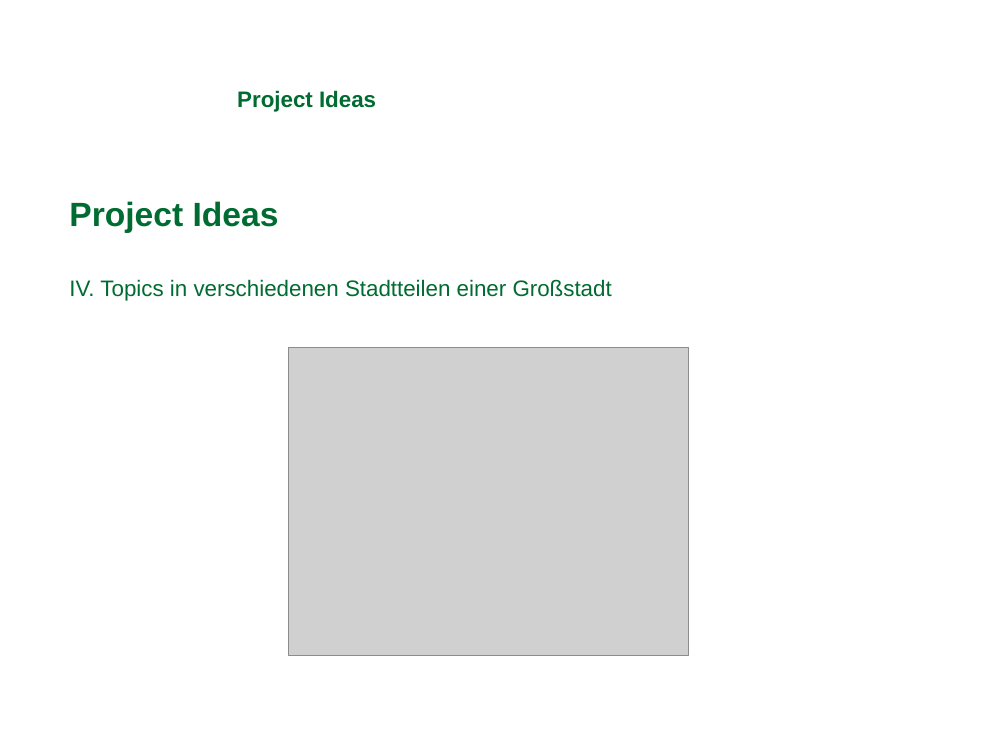
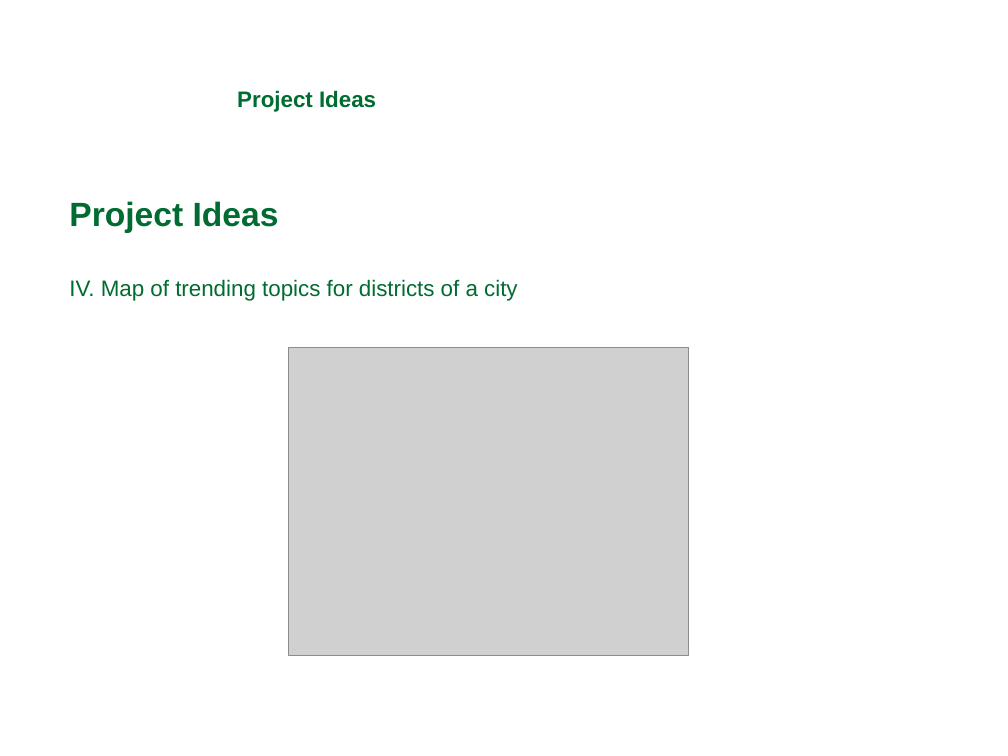
Before and after one commit to michaelprummer/datascience, a slide deck: slide 20 of GeoScope/DataScience1.ppt (slide 21 before the commit). Drawn at 1008x756 pixels with LibreOffice and Linux fonts; fonts in the diff are those of the drawing; grey boxes stand for pictures; background and template pictures are left out. Boxes give left, top, right and bottom in pixels: in the first picture for what was removed or moved away, otherwise in the second. Text is boxed around its words. In the diff, an @@ line names an element or a change of style, - is before the commit and + after.

```diff
--- a/GeoScope/DataScience1.ppt
+++ b/GeoScope/DataScience1.ppt
@@ text at box(69, 279, 518, 301): text changed @@
-IV. Topics in verschiedenen Stadtteilen einer Großstadt
+IV. Map of trending topics for districts of a city
```
Also in this commit, not shown: 5 other slides changed, 1 slide added, 1 slide removed.
